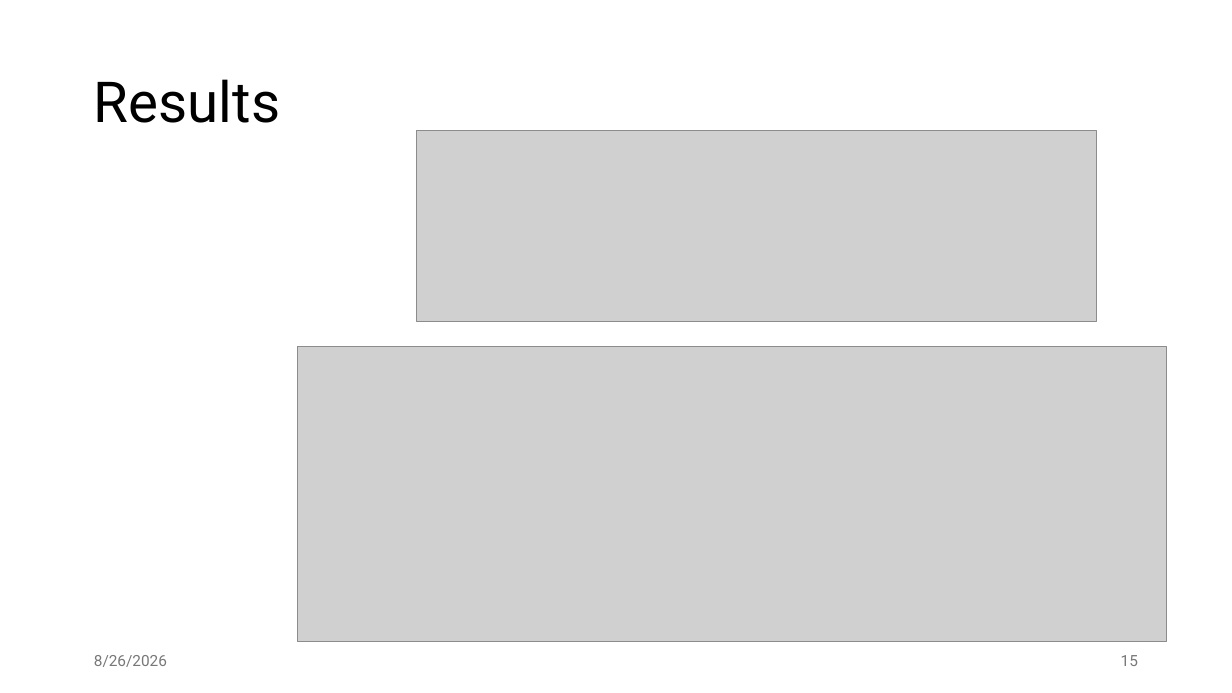
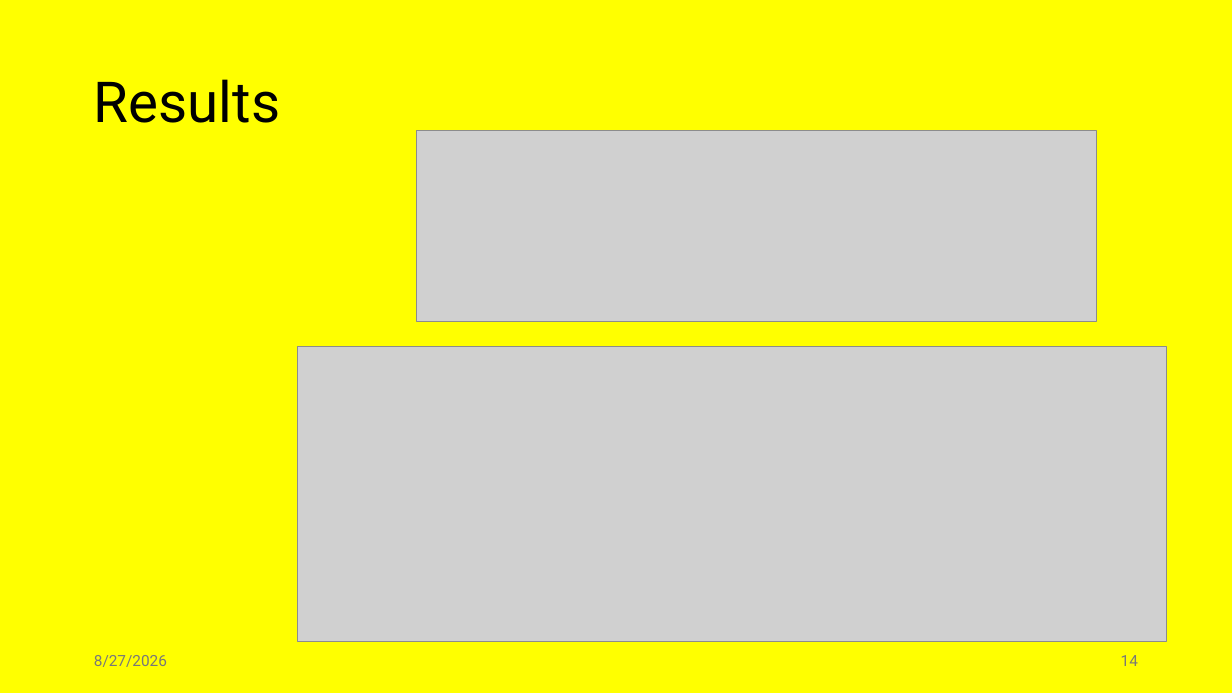
Before and after one commit to jiriklepl/phd-thesis, a slide deck: slide 14 of slides/Optimizing Memory Layouts and Traversal Orders in High-Performance Computing.pptx (slide 15 before the commit). Drawn at 1232x693 pixels with LibreOffice and Linux fonts; fonts in the diff are those of the drawing; grey boxes stand for pictures. Boxes give left, top, right and bottom in pixels: in the first picture for what was removed or moved away, otherwise in the second. Text is boxed around its words. In the diff, an @@ line names an element or a change of style, - is before the commit and + after.

```diff
--- a/slides/Optimizing Memory Layouts and Traversal Orders in High-Performance Computing.pptx
+++ b/slides/Optimizing Memory Layouts and Traversal Orders in High-Performance Computing.pptx
@@ background #FFFFFF to #FFFF00 @@
@@ text at <box>94,655,167,667</box>: text changed @@
-8/26/2026
+8/27/2026
@@ page number at <box>1121,655,1138,666</box>: text changed @@
-15
+14
```
Also in this commit, not shown: 34 other slides changed, 2 slides added, 2 slides removed.
